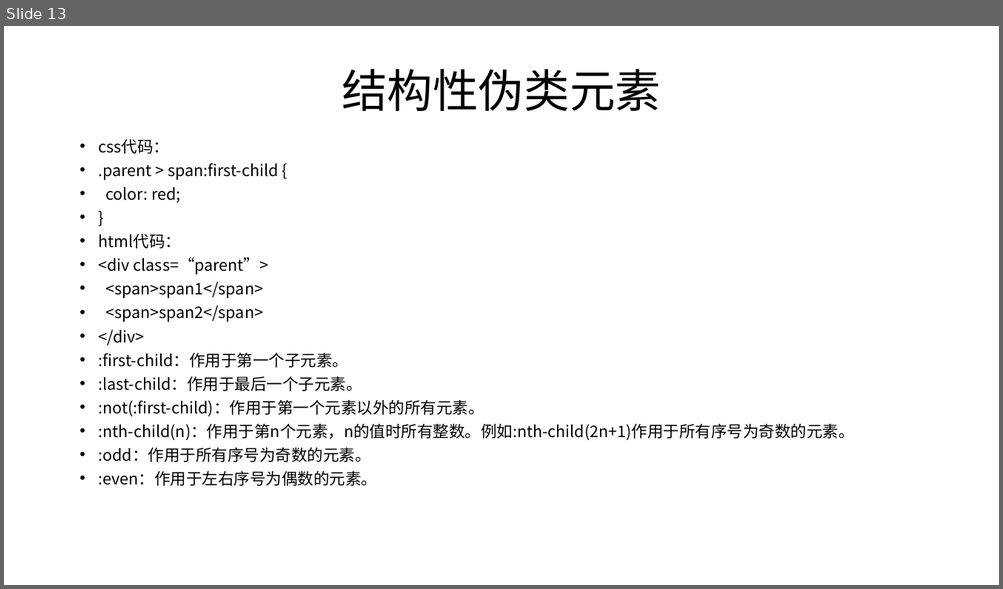
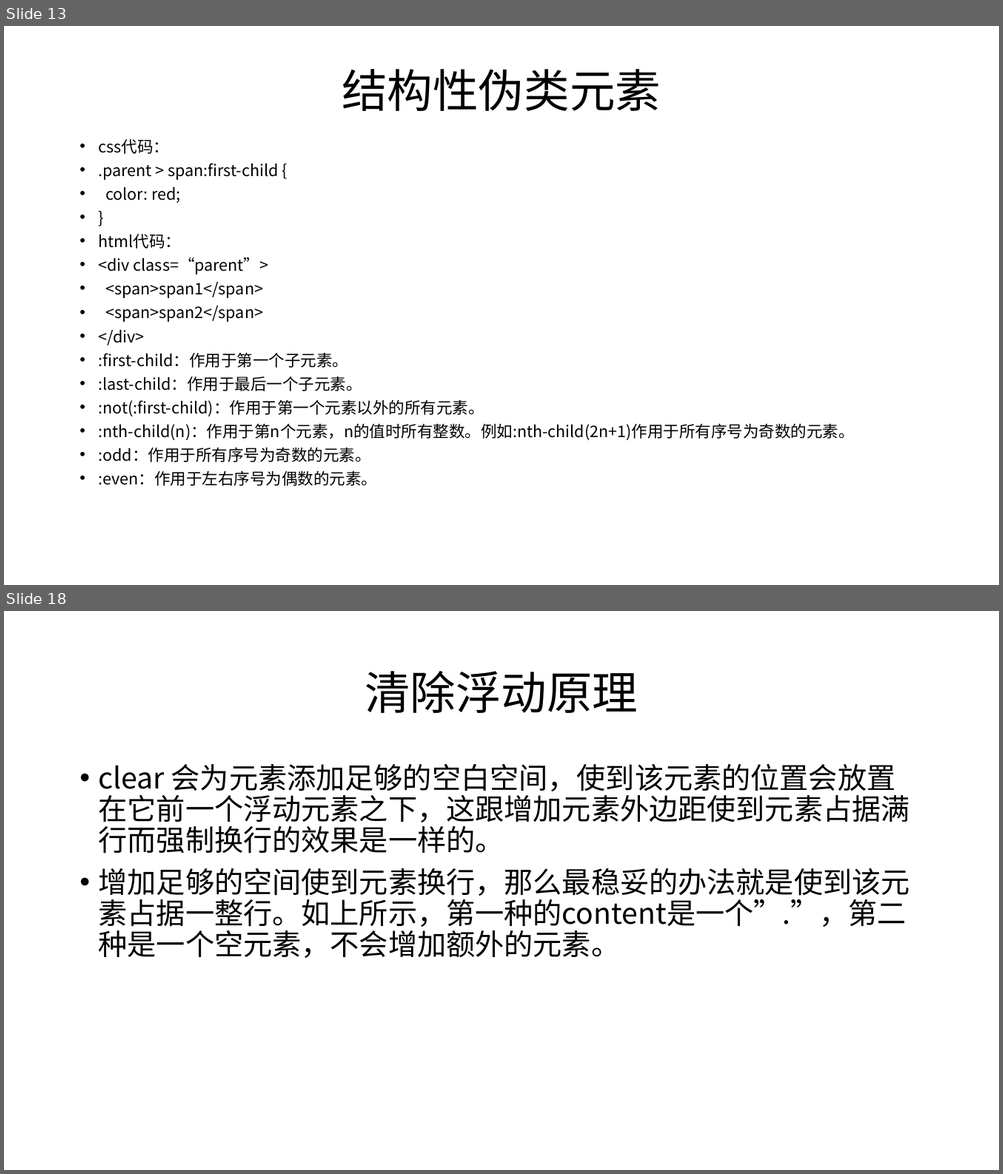
Before and after one commit to 1791317931/html-study, a slide deck: 材料/html/ppt/html-第五章.pptx. Shown one above the other, each under a label of ours: slide 13 before the commit, slides 13 and 18 after it; the slides between them are not shown. The pictures are 1003x589 and 1003x1174 pixels, drawn with LibreOffice and Linux fonts; fonts in the diff are those of the drawing. Boxes give left, top, right and bottom in pixels: in the first picture for what was removed or moved away, otherwise in the second. Text is boxed around its words. In the diff, an @@ line names an element or a change of style, - is before the commit and + after.

Commit message:
浮动与定位

```diff
--- a/材料/html/ppt/html-第五章.pptx
+++ b/材料/html/ppt/html-第五章.pptx
@@ slide 18 added at [4,611,999,1170], background #FFFFFF @@
@@ title added at [364,671,638,713], 44 pt, text #000000 @@
+清除浮动原理
@@ text added at [99,764,910,958], 28 pt, text #000000 @@
+• clear 会为元素添加足够的空白空间，使到该元素的位置会放置在它前一个浮动元素之下，这跟增加元素外边距使到元素占据满行而强制换行的效果是一样的。
+• 增加足够的空间使到元素换行，那么最稳妥的办法就是使到该元素占据一整行。如上所示，第一种的content是一个”.”，第二种是一个空元素，不会增加额外的元素。
```
Also in this commit, not shown: 6 other slides added.
